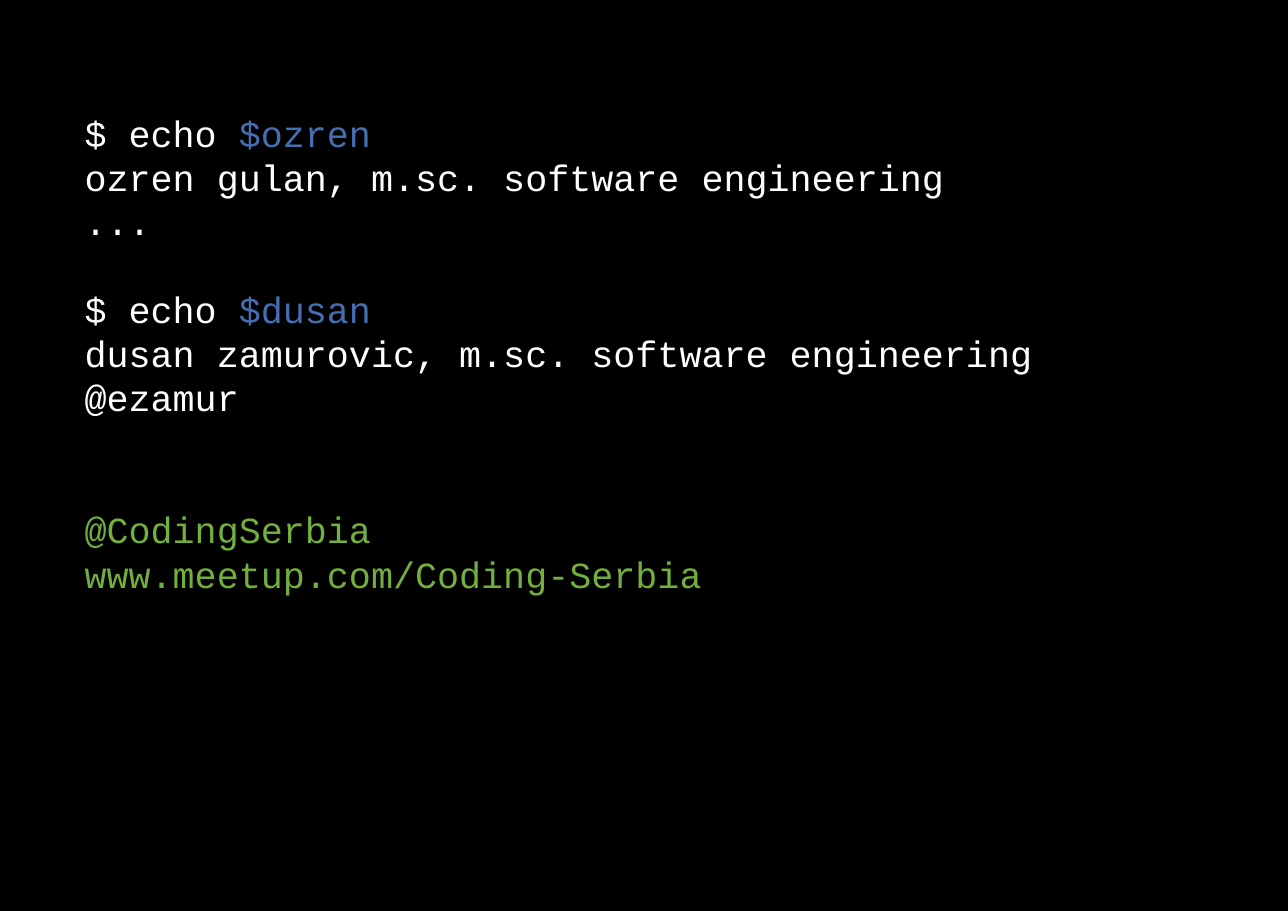
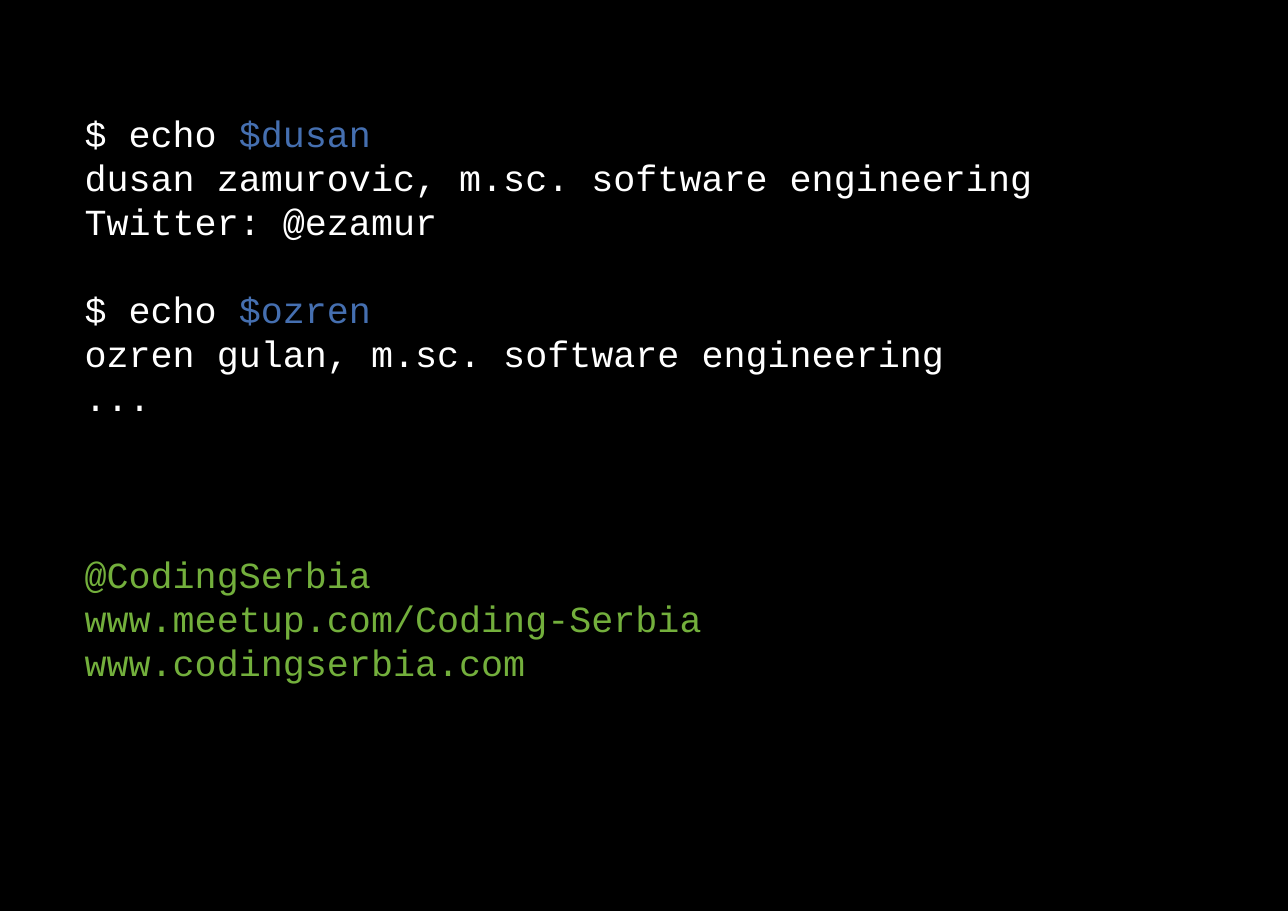
Before and after one commit to dzamurovic/coding-serbia-2014, a slide deck: slide 2 of coding-serbia.pptx. Drawn at 1288x911 pixels with LibreOffice and Linux fonts; fonts in the diff are those of the drawing. Boxes give left, top, right and bottom in pixels: in the first picture for what was removed or moved away, otherwise in the second. Text is boxed around its words. In the diff, an @@ line names an element or a change of style, - is before the commit and + after.

```diff
--- a/coding-serbia.pptx
+++ b/coding-serbia.pptx
@@ rectangle "$ echo $dusan": place and size @@
-rectangle "$ echo $dusan" at box(63, 100, 1234, 611)
+rectangle "$ echo $dusan" at box(63, 100, 1234, 745)
@@ text in rectangle at box(85, 121, 1032, 240): paragraphs added @@
+$ echo $dusan
+dusan zamurovic, m.sc. software engineering
+Twitter: @ezamur
@@ text in rectangle at box(85, 297, 1032, 416): paragraphs removed @@
-$ echo $dusan
-dusan zamurovic, m.sc. software engineering
-@ezamur
@@ text in rectangle at box(85, 650, 526, 684): paragraph added @@
+www.codingserbia.com
```
Also in this commit, not shown: 2 other slides changed, 11 slides added, 4 slides removed, 3 other files.
